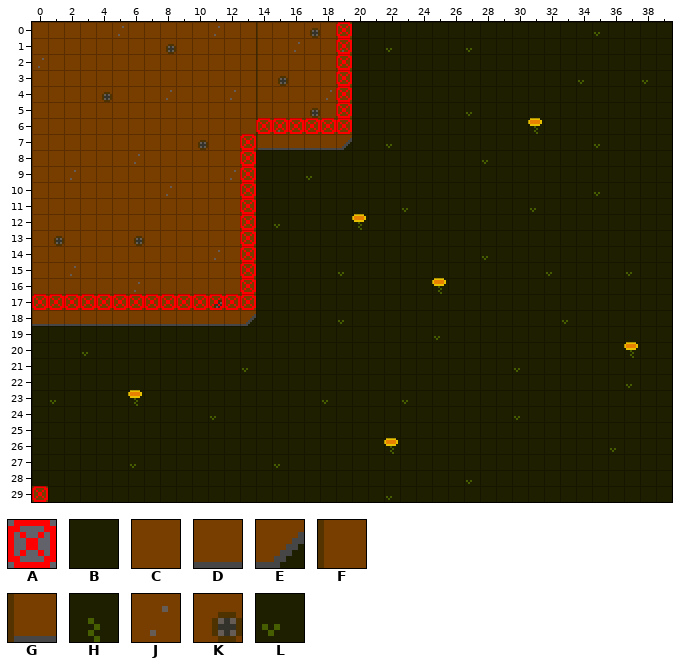
Tiled map: Avocado/data/maps/testing1.tmx. This is how it looked before the edit.
Cells are 8x8 px. Shown: x 0..39, y 0..29.
Key: from "spritesheet": A 56, B 64, C 65, D 68, E 71, F 72, G 73, H 133, J 134, K 135, L 136.
_ is an empty cell.
Layers that did not change in this view are not listed.
Layer "background" before, first column x 0:
 0 CCCCCJCCCCCJCCFCCKCCBBBBBBBBBBBBBBBLBBBB
 1 CCCCCCCCKCCCCCFCJCCJBBLBBBBLBBBBBBBBBBBB
 2 JCCCCCCCCCCCCCFCCCCCBBBBBBBBBBBBBBBBBBBB
 3 CCCCCCCCCCCCCCFKCCCCBBBBBBBBBBBBBBLBBBLB
 4 CCCCKCCCJCCCJCFCCCJCBBBBBBBBBBBBBBBBBBBB
 5 CCCCCCCCCCCCCCFCCKCCBBBBBBBLBBBBBBBBBBBB
 6 CCCCCCCCCCCCCCFJCCCCBBBBBBBBBBBHBBBBBBBB
 7 CCCCCCCCCCKCCCGDDDDEBBLBBBBBBBBBBBBLBBBB
 8 CCCCCCJCCCCCCCBBBBBBBBBBBBBBLBBBBBBBBBBB
 9 CCJCCCCCCCCCJCBBBLBBBBBBBBBBBBBBBBBBBBBB
10 CCCCCCCCJCCCCCBBBBBBBBBBBBBBBBBBBBBLBBBB
11 CCCCCCCCCCCCCCBBBBBBBBBLBBBBBBBLBBBBBBBB
12 CCCCCCCCCCCCCCBLBBBBHBBBBBBBBBBBBBBBBBBB
13 CKCCCCKCCCCCCCBBBBBBBBBBBBBBBBBBBBBBBBBB
14 CCCCCCCCCCCJCCBBBBBBBBBBBBBBLBBBBBBBBBBB
15 CCJCCCCCCCCCCCBBBBBLBBBBBBBBBBBBLBBBBLBB
16 CCCCCCJCCCCCCCBBBBBBBBBBBHBBBBBBBBBBBBBB
17 CCCCCCCCCCCKCCBBBBBBBBBBBBBBBBBBBBBBBBBB
18 DDDDDDDDDDDDDEBBBBBLBBBBBBBBBBBBBLBBBBBB
19 BBBBBBBBBBBBBBBBBBBBBBBBBLBBBBBBBBBBBBBB
20 BBBLBBBBBBBBBBBBBBBBBBBBBBBBBBBBBBBBBHBB
21 BBBBBBBBBBBBBLBBBBBBBBBBBBBBBBLBBBBBBBBB
22 BBBBBBBBBBBBBBBBBBBBBBBBBBBBBBBBBBBBBLBB
23 BLBBBBHBBBBBBBBBBBLBBBBLBBBBBBBBBBBBBBBB
24 BBBBBBBBBBBLBBBBBBBBBBBBBBBBBBLBBBBBBBBB
25 BBBBBBBBBBBBBBBBBBBBBBBBBBBBBBBBBBBBBBBB
26 BBBBBBBBBBBBBBBBBBBBBBHBBBBBBBBBBBBBLBBB
27 BBBBBBLBBBBBBBBLBBBBBBBBBBBBBBBBBBBBBBBB
28 BBBBBBBBBBBBBBBBBBBBBBBBBBBLBBBBBBBBBBBB
29 CBBBBBBBBBBBBBBBBBBBBBLBBBBBBBBBBBBBBBBB
Layer "collision" before, first column x 0:
 0 ___________________A____________________
 1 ___________________A____________________
 2 ___________________A____________________
 3 ___________________A____________________
 4 ___________________A____________________
 5 ___________________A____________________
 6 ______________AAAAAA____________________
 7 _____________A__________________________
 8 _____________A__________________________
 9 _____________A__________________________
10 _____________A__________________________
11 _____________A__________________________
12 _____________A__________________________
13 _____________A__________________________
14 _____________A__________________________
15 _____________A__________________________
16 _____________A__________________________
17 AAAAAAAAAAAAAA__________________________
18 ________________________________________
19 ________________________________________
20 ________________________________________
21 ________________________________________
22 ________________________________________
23 ________________________________________
24 ________________________________________
25 ________________________________________
26 ________________________________________
27 ________________________________________
28 ________________________________________
29 A_______________________________________
After the commit:
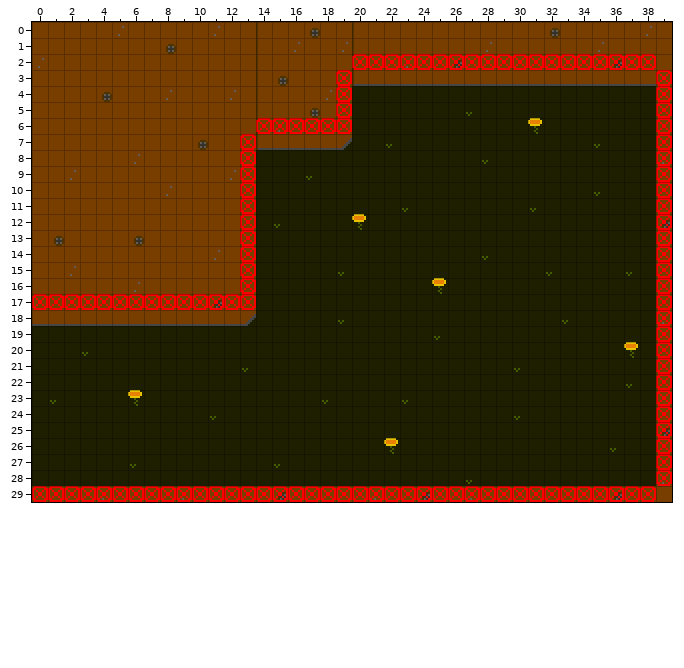
Difference:
Layer "background":
Tile B gives way to tile C in row 0 at x 21 to 31, 33 to 34, 36 to 37 and 39; in row 1 at x 21, 23 to 26, 29 to 34 and 36 to 39; in row 2 at x 21 to 22, 24 to 25, 27 to 35 and 37 to 39; in rows 3 to 7 at x 39; in rows 9 to 11 at x 39; in rows 13 to 17 at x 39.
Tile B gives way to tile C in rows 19 to 24 at x 39; in rows 26 to 27 at x 39; in row 29 at x 1 to 3, 5 to 8, 10 to 14, 16 to 20, 23, 25 to 26, 28 to 35 and 37 to 39.
Tile L gives way to tile C in row 0 at x 35; in row 1 at x 22 and 27; in row 29 at x 22.
Tile B gives way to tile D in row 3 at x 21 to 33 and 35 to 37.
Tile L gives way to tile D in row 3 at x 34 and 38.
Tile B gives way to tile F in rows 0 to 2 at x 20.
Tile B gives way to tile G in row 3 at x 20.
Tile B gives way to tile J in row 0 at x 38; in row 1 at x 28 and 35; in row 2 at x 23; in row 8 at x 39; in row 18 at x 39; in row 28 at x 39.
Tile B gives way to tile J in row 29 at x 4, 9, 21 and 27.
Tile B gives way to tile K in row 0 at x 32; in row 2 at x 26 and 36; in row 12 at x 39; in row 25 at x 39; in row 29 at x 15, 24 and 36.
Layer "collision":
The edit adds tile A in row 2 at x 20 to 38; in rows 3 to 28 at x 39; in row 29 at x 1 to 38.
The author cleared tile A in rows 0 to 2 at x 19.
Changed places in both pictures, as pixel boxes (x1, y1, x2, y2):
changed: (48, 22, 672, 502)
